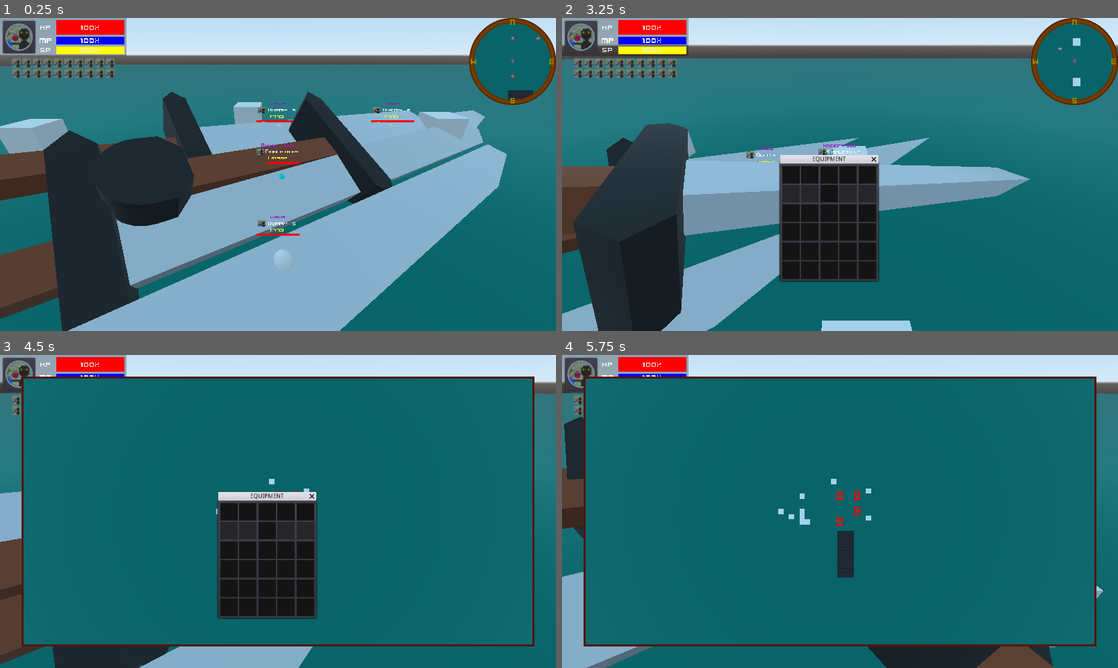
Above: before the commit, frames 1-4 (two rows, left to right).
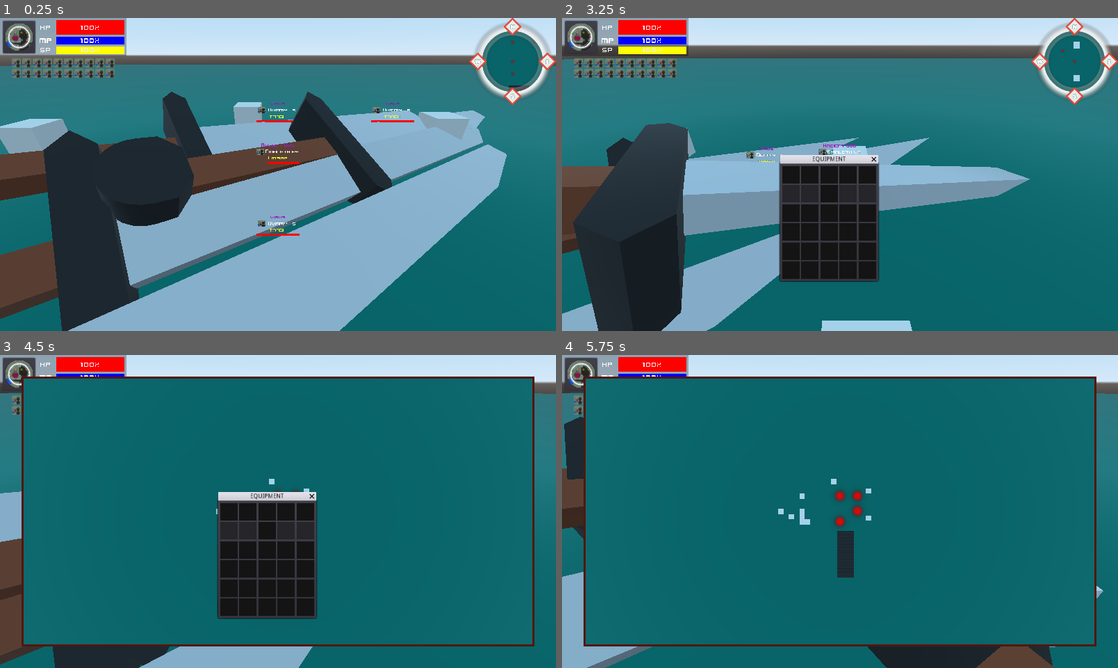
Above: after the commit, the same moments.

Repository: Emaleth/Aether_client
Game: Godot game, scene res://src/world/World.tscn
The game is run twice, just before and just after one commit, with the same random seed, the same clock (stepped at 60 frames per second) and the same inputs.
Inputs (mouse positions are in pixels of both pictures, inside the frame that each line leads up to):
- Up to frame 1 (0.25 s): no input
- Up to frame 2 (3.25 s): move the mouse to (962, 158) at 0.52 s; hold D (move_right) 0.53-1.25 s; tap C (character) at 0.6 s; click (962, 158) at 0.67 s; tap Space (jump) at 0.77, 3.02 s; drag from (728, 190) to (812, 237) at 1.27 s; move the mouse to (895, 105) at 2.02 s; hold D (move_right) 2.03-2.78 s; hold Middle mouse button (pan) 2.03-2.78 s; move the mouse to (834, 180) at 2.77 s; hold W (move_forward) from 2.78 s (still down); right-click (834, 180) at 2.85 s; click (834, 180) at 2.92 s
- Up to frame 3 (4.5 s): move the mouse to (444, 558) at 3.52 s; release W (move_forward) at 3.53 s; hold A (move_left) 3.53-4.25 s; tap Mouse wheel up (zoom_in) at 3.6 s; tap Space (jump) at 3.77 s; tap M (map) at 4.15 s; drag from (111, 464) to (194, 433) at 4.27 s
- Up to frame 4 (5.75 s): move the mouse to (867, 511) at 5.02 s; hold S (move_backward) from 5.03 s (still down); tap C (character) at 5.1 s; click (867, 511) at 5.17 s

The runs differ from the first frame. In frame 1, 2.5% of the frame differs, in the area x 0-100%, y 0-77%; in frame 2, 2.5%, in the area x 0-100%, y 0-28%; in frame 3, 0.2%; in frame 4, 0.3%.

Commit message:
ui

Diff:
--- a/src/actors/dummy/Enemy.gd
+++ b/src/actors/dummy/Enemy.gd
@@ -9,7 +9,7 @@
 	statistics.title = "virus"
 
 	model = preload("res://models/human_male.fbx")
-#	$Debug.queue_free()
+	$Debug.queue_free()
 	conf()
 	load_eq()
 	for i in model.get_children():
--- a/src/actors/player/Player.gd
+++ b/src/actors/player/Player.gd
@@ -12,7 +12,7 @@
 
 #	Input.set_use_accumulated_input(false)
 	model = preload("res://models/human_female.fbx")
-#	$Debug.queue_free()
+	$Debug.queue_free()
 	conf()
 	$GUI.conf(resources, minimap_camera_remote_transform)
 	connect("res_mod", $GUI, "update_gui", [resources])
--- a/src/gui/TargetIndicator.tscn
+++ b/src/gui/TargetIndicator.tscn
@@ -2,7 +2,7 @@
 
 [ext_resource path="res://src/gui/TargetIndicator.gd" type="Script" id=1]
 [ext_resource path="res://models/target_indicator.glb" type="PackedScene" id=2]
-[ext_resource path="res://textures/E.png" type="Texture" id=3]
+[ext_resource path="res://textures/circle_05.png" type="Texture" id=3]
 [ext_resource path="res://models/minimap_indicator.glb" type="PackedScene" id=4]
 
 [sub_resource type="SpatialMaterial" id=1]
@@ -10,7 +10,6 @@
 flags_unshaded = true
 flags_do_not_receive_shadows = true
 flags_disable_ambient_light = true
-params_blend_mode = 1
 
 [sub_resource type="SpatialMaterial" id=2]
 resource_local_to_scene = true
@@ -41,6 +40,7 @@
 
 [node name="Plane" parent="minimap_indicator" index="0"]
 layers = 2
+cast_shadow = 0
 material/0 = SubResource( 2 )
 
 [editable path="TargetIndicator"]
--- a/src/gui/w_base/portret/Portrait.tscn
+++ b/src/gui/w_base/portret/Portrait.tscn
@@ -1,6 +1,6 @@
 [gd_scene load_steps=6 format=2]
 
-[ext_resource path="res://textures/minimapMap_stoneRing.png" type="Texture" id=1]
+[ext_resource path="res://textures/circle_03.png" type="Texture" id=1]
 [ext_resource path="res://icon.png" type="Texture" id=2]
 [ext_resource path="res://src/gui/w_base/portret/Portrait.gd" type="Script" id=3]
 [ext_resource path="res://shaders/circle_cut.shader" type="Shader" id=4]
--- a/src/gui/w_minimap/MiniMap.gd
+++ b/src/gui/w_minimap/MiniMap.gd
@@ -11,13 +11,17 @@
 	conf_compass()
 
 func conf_compass() -> void:
-	north.rect_position = Vector2(compass.rect_size.x / 2 - 10, 0)
-	east.rect_position = Vector2(compass.rect_size.x - 20, compass.rect_size.y / 2 - 10)
-	south.rect_position = Vector2(compass.rect_size.x / 2 - 10, compass.rect_size.y - 20)
-	west.rect_position = Vector2(0, compass.rect_size.y / 2 - 10)
+	north.rect_position = Vector2(compass.rect_size.x / 2 - 20, 0)
+	east.rect_position = Vector2(compass.rect_size.x - 40, compass.rect_size.y / 2 - 20)
+	south.rect_position = Vector2(compass.rect_size.x / 2 - 20, compass.rect_size.y - 40)
+	west.rect_position = Vector2(0, compass.rect_size.y / 2 - 20)
 
 
 func _on_ViewportContainer_gui_input(event: InputEvent) -> void:
 	if event is InputEventMouseButton:
 		if event.button_index == 1:
 			Input.action_press("map")
+
+func _process(delta: float) -> void:
+	for i in compass.get_children():
+		i.rect_rotation = -compass.rect_rotation
--- a/src/gui/w_minimap/MiniMap.tscn
+++ b/src/gui/w_minimap/MiniMap.tscn
@@ -2,11 +2,11 @@
 
 [ext_resource path="res://shaders/circle_cut.shader" type="Shader" id=1]
 [ext_resource path="res://src/gui/w_minimap/MiniMap.gd" type="Script" id=2]
-[ext_resource path="res://textures/W.png" type="Texture" id=3]
-[ext_resource path="res://textures/N.png" type="Texture" id=4]
-[ext_resource path="res://textures/S.png" type="Texture" id=5]
-[ext_resource path="res://textures/E.png" type="Texture" id=6]
-[ext_resource path="res://textures/minimapMap_stoneRing.png" type="Texture" id=7]
+[ext_resource path="res://textures/tileW.png" type="Texture" id=3]
+[ext_resource path="res://textures/tileS.png" type="Texture" id=4]
+[ext_resource path="res://textures/tileN.png" type="Texture" id=5]
+[ext_resource path="res://textures/tileE.png" type="Texture" id=6]
+[ext_resource path="res://textures/circle_03.png" type="Texture" id=7]
 
 [sub_resource type="StyleBoxEmpty" id=1]
 
@@ -31,21 +31,21 @@
 margin_right = 200.0
 margin_bottom = 200.0
 mouse_filter = 2
-custom_constants/margin_right = 10
-custom_constants/margin_top = 10
-custom_constants/margin_left = 10
-custom_constants/margin_bottom = 10
+custom_constants/margin_right = 25
+custom_constants/margin_top = 25
+custom_constants/margin_left = 25
+custom_constants/margin_bottom = 25
 
 [node name="ViewportContainer" type="ViewportContainer" parent="MarginContainer"]
 material = SubResource( 2 )
-margin_left = 10.0
-margin_top = 10.0
-margin_right = 190.0
-margin_bottom = 190.0
+margin_left = 25.0
+margin_top = 25.0
+margin_right = 175.0
+margin_bottom = 175.0
 stretch = true
 
 [node name="Viewport" type="Viewport" parent="MarginContainer/ViewportContainer"]
-size = Vector2( 180, 180 )
+size = Vector2( 150, 150 )
 handle_input_locally = false
 usage = 3
 render_target_update_mode = 3
@@ -55,8 +55,11 @@
 projection = 1
 size = 20.0
 
-[node name="Border" type="TextureRect" parent="."]
-self_modulate = Color( 1, 0.419608, 0, 1 )
+[node name="MarginContainer2" type="MarginContainer" parent="."]
+margin_right = 200.0
+margin_bottom = 200.0
+
+[node name="Border" type="TextureRect" parent="MarginContainer2"]
 margin_right = 200.0
 margin_bottom = 200.0
 mouse_filter = 2
@@ -76,16 +79,16 @@
 size_flags_vertical = 3
 
 [node name="N" type="TextureRect" parent="Compass"]
-self_modulate = Color( 0.615686, 0.568627, 0.0392157, 1 )
 margin_left = 90.0
 margin_top = 90.0
 margin_right = 110.0
 margin_bottom = 110.0
-rect_min_size = Vector2( 20, 20 )
+rect_min_size = Vector2( 40, 40 )
+rect_pivot_offset = Vector2( 20, 20 )
 mouse_filter = 2
 size_flags_horizontal = 12
 size_flags_vertical = 12
-texture = ExtResource( 4 )
+texture = ExtResource( 5 )
 expand = true
 stretch_mode = 1
 __meta__ = {
@@ -93,13 +96,12 @@
 }
 
 [node name="E" type="TextureRect" parent="Compass"]
-self_modulate = Color( 0.615686, 0.568627, 0.0392157, 1 )
 margin_left = 90.0
 margin_top = 90.0
 margin_right = 110.0
 margin_bottom = 110.0
-rect_min_size = Vector2( 20, 20 )
-rect_pivot_offset = Vector2( 10, 10 )
+rect_min_size = Vector2( 40, 40 )
+rect_pivot_offset = Vector2( 20, 20 )
 mouse_filter = 2
 size_flags_horizontal = 12
 size_flags_vertical = 12
@@ -108,28 +110,26 @@
 stretch_mode = 1
 
 [node name="S" type="TextureRect" parent="Compass"]
-self_modulate = Color( 0.615686, 0.568627, 0.0392157, 1 )
 margin_left = 90.0
 margin_top = 90.0
 margin_right = 110.0
 margin_bottom = 110.0
-rect_min_size = Vector2( 20, 20 )
-rect_pivot_offset = Vector2( 10, 10 )
+rect_min_size = Vector2( 40, 40 )
+rect_pivot_offset = Vector2( 20, 20 )
 mouse_filter = 2
 size_flags_horizontal = 12
 size_flags_vertical = 12
-texture = ExtResource( 5 )
+texture = ExtResource( 4 )
 expand = true
 stretch_mode = 1
 
 [node name="W" type="TextureRect" parent="Compass"]
-self_modulate = Color( 0.615686, 0.568627, 0.0392157, 1 )
 margin_left = 90.0
 margin_top = 90.0
 margin_right = 110.0
 margin_bottom = 110.0
-rect_min_size = Vector2( 20, 20 )
-rect_pivot_offset = Vector2( 10, 10 )
+rect_min_size = Vector2( 40, 40 )
+rect_pivot_offset = Vector2( 20, 20 )
 mouse_filter = 2
 size_flags_horizontal = 12
 size_flags_vertical = 12
Binary file changed: models/minimap_indicator.glb
Binary file removed: textures/E.png
Binary file removed: textures/N.png
Binary file removed: textures/S.png
Binary file removed: textures/W.png
Binary file added: textures/circle_03.png
Not shown, changed: textures/circle_03.png.import
Binary file added: textures/circle_05.png
Not shown, changed: textures/circle_05.png.import
Binary file removed: textures/minimapMap_stoneRing.png
Binary file added: textures/tileE.png
Not shown, changed: textures/tileE.png.import
(and 9 more such lines)
